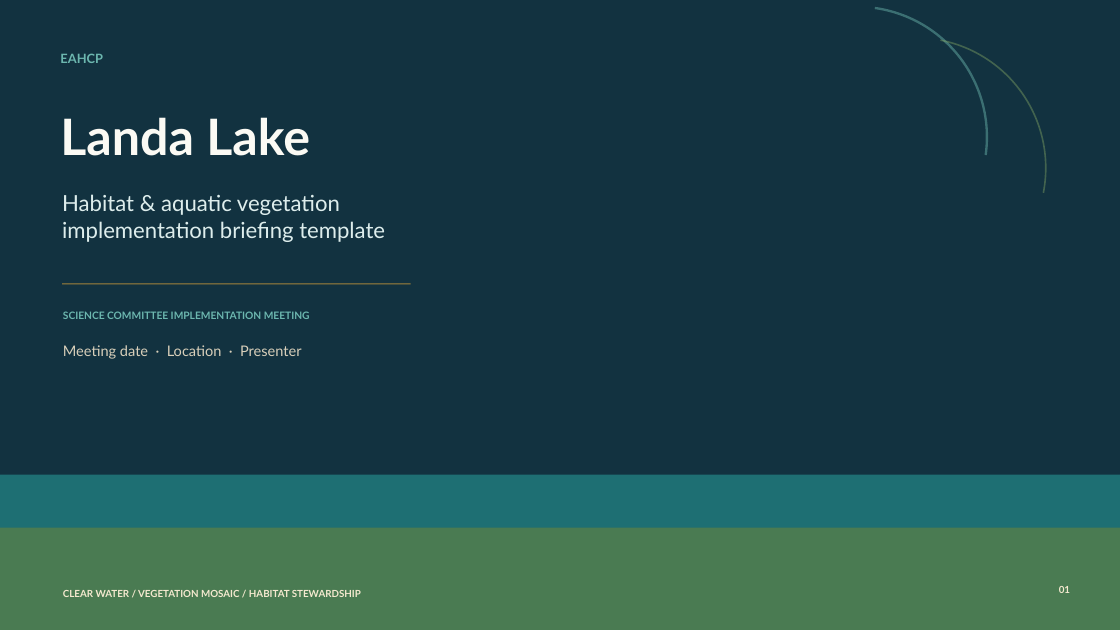
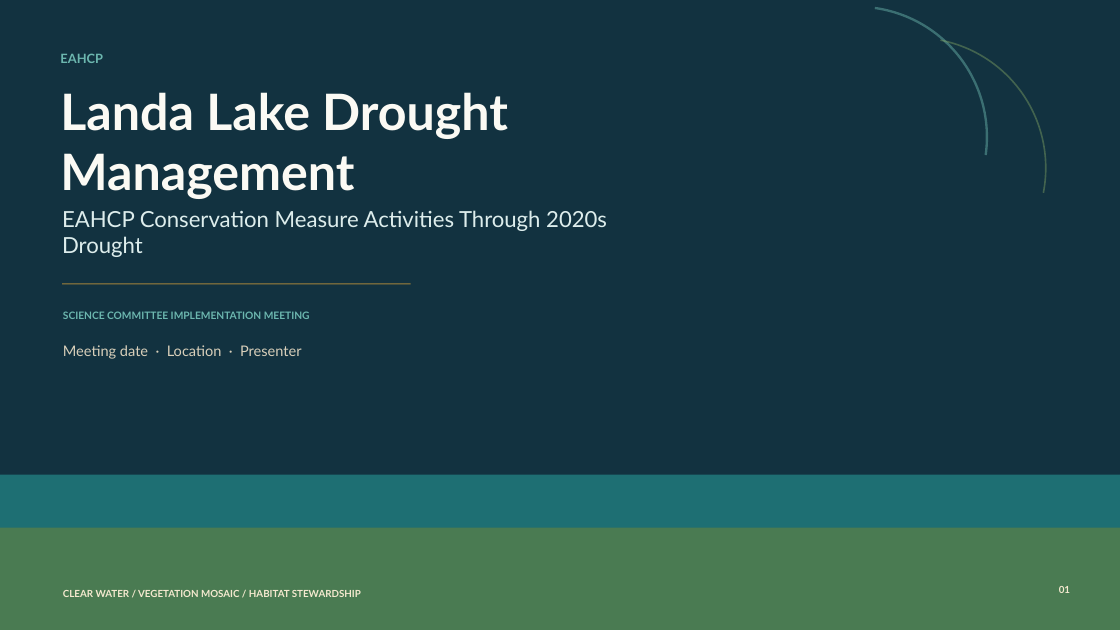
Before and after one commit to cfurl/EAHCP-Fall-2026-Sci-Comm, a slide deck: slide 1 of Comal_mgt_presentation/EAHCP_Landa_Lake.pptx. Drawn at 1120x630 pixels with LibreOffice and Linux fonts; fonts in the diff are those of the drawing. Boxes give left, top, right and bottom in pixels: in the first picture for what was removed or moved away, otherwise in the second. Text is boxed around its words. In the diff, an @@ line names an element or a change of style, - is before the commit and + after.

```diff
--- a/Comal_mgt_presentation/EAHCP_Landa_Lake.pptx
+++ b/Comal_mgt_presentation/EAHCP_Landa_Lake.pptx
@@ text at bbox=[60, 92, 508, 199]: text changed @@
-Landa Lake
+Landa Lake Drought Management
@@ text at bbox=[62, 210, 607, 257]: text changed @@
-Habitat & aquatic vegetation
-implementation briefing template
+EAHCP Conservation Measure Activities Through 2020s Drought
```
Also in this commit, not shown: 4 other slides changed, 4 slides added, 35 other files.
